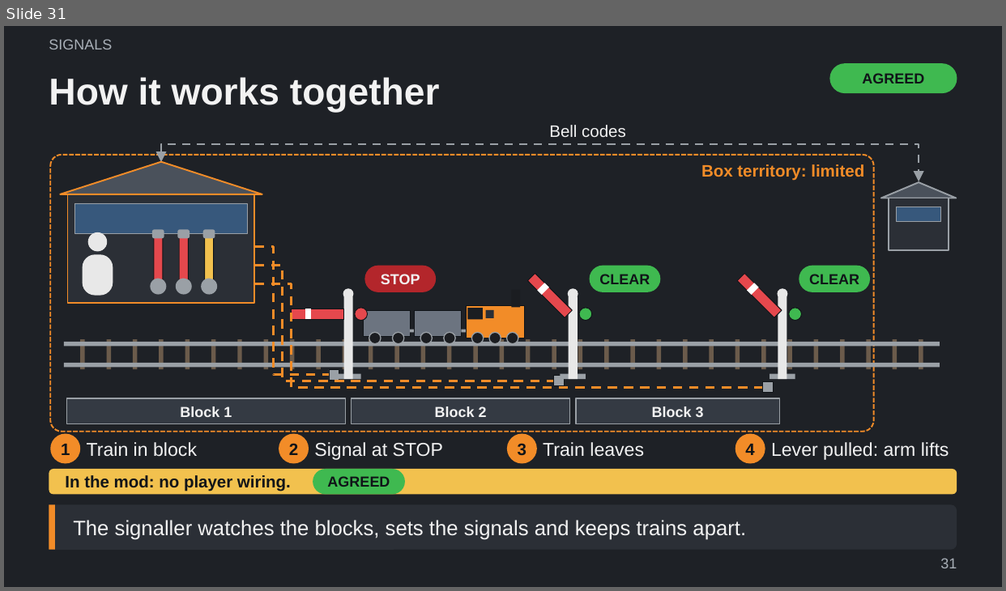
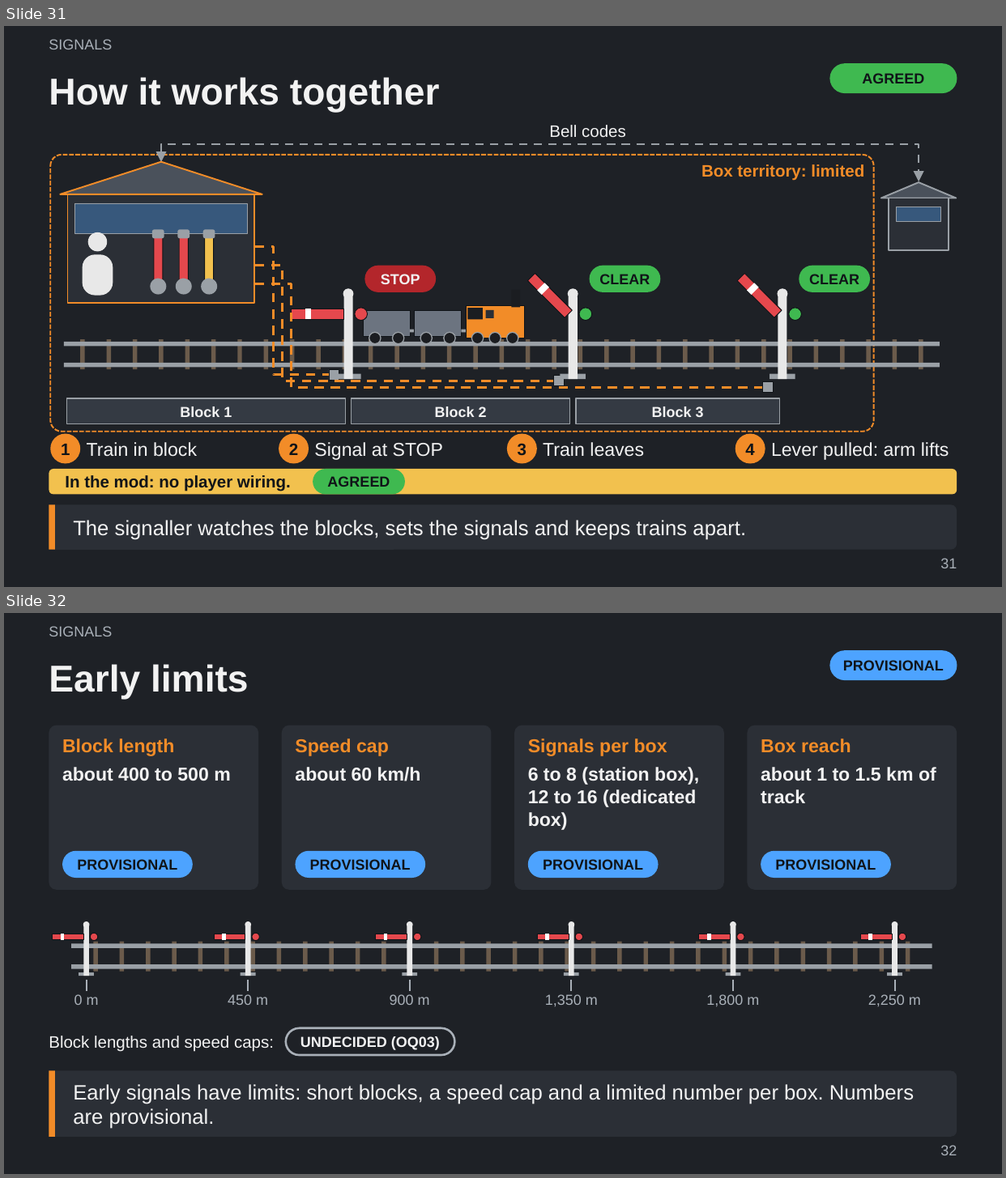
Before and after one commit to Tarenkookoo/Satisfactory---Early-Locomotion, a slide deck: Reporting/Claude Presents/Early_Locomotion_Explained.pptx. Shown one above the other, each under a label of ours: slide 31 before the commit, slides 31 and 32 after it. The pictures are 1006x591 and 1006x1178 pixels, drawn with LibreOffice and Linux fonts; fonts in the diff are those of the drawing. Boxes give left, top, right and bottom in pixels: in the first picture for what was removed or moved away, otherwise in the second. Text is boxed around its words. In the diff, an @@ line names an element or a change of style, - is before the commit and + after.

```diff
--- a/Reporting/Claude Presents/Early_Locomotion_Explained.pptx
+++ b/Reporting/Claude Presents/Early_Locomotion_Explained.pptx
@@ slide 32 added at bbox=[4, 613, 1002, 1174], background #1E2126 @@
@@ text added at bbox=[49, 626, 112, 636], 14 pt, text #A9B0B8 @@
+SIGNALS
@@ rounded rectangle added at bbox=[829, 650, 957, 680], fill #4DA3FF, 14 pt, text #101418, bold @@
+PROVISIONAL
@@ title added at bbox=[49, 664, 249, 699], 36 pt, text #F2F2F2, bold @@
+Early limits
@@ group added at bbox=[49, 726, 957, 890]: 8 rounded rectangles, 8 texts @@
+Block length
+about 400 to 500 m
+PROVISIONAL
+Speed cap
+about 60 km/h
+PROVISIONAL
+Signals per box
+6 to 8 (station box), 12 to 16 (dedicated box)
+PROVISIONAL
+Box reach
+about 1 to 1.5 km of track
+PROVISIONAL
@@ group added at bbox=[52, 922, 932, 1007]: 46 rectangles, 12 ellipses, 12 freeform shapes, 6 lines, 6 texts @@
+0 m
+450 m
+900 m
+1,350 m
+1,800 m
+2,250 m
@@ text added at bbox=[49, 1036, 274, 1052], 16 pt, text #F2F2F2 @@
+Block lengths and speed caps:
@@ rounded rectangle added at bbox=[286, 1029, 454, 1055], outline #A9B0B8 2 pt, 14 pt, text #F2F2F2, bold @@
+UNDECIDED (OQ03)
@@ rounded rectangle added at bbox=[49, 1071, 957, 1137], fill #2B2F36, 20 pt, text #F2F2F2 @@
+Early signals have limits: short blocks, a speed cap and a limited number per box. Numbers are provisional.
@@ rectangle added at bbox=[49, 1071, 55, 1137], fill #F28C28 @@
@@ page number added at bbox=[940, 1145, 957, 1156], 14 pt, text #A9B0B8 @@
+32
```
Also in this commit, not shown: 10 other slides added, 5 other files.
